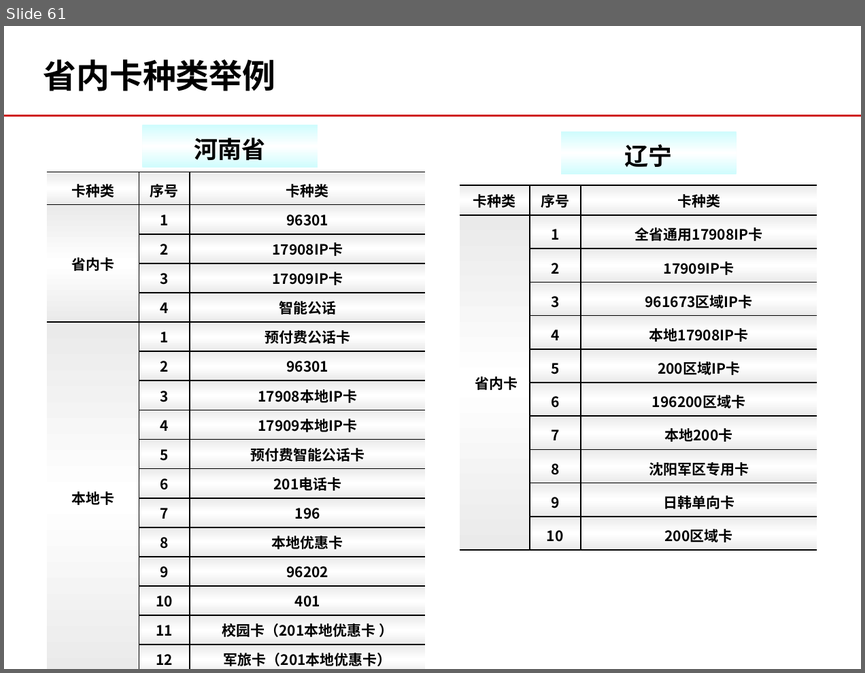
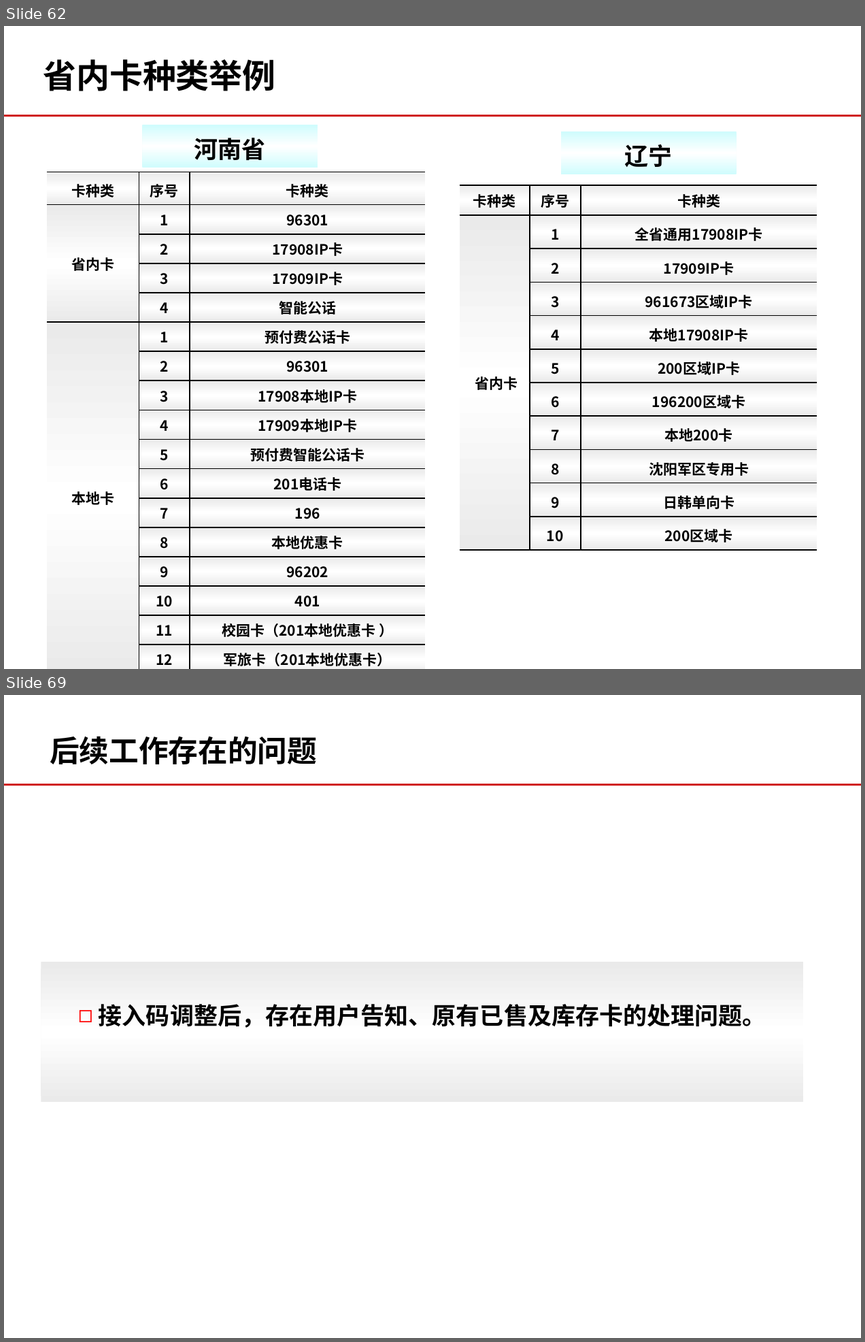
Before and after one commit to momo1101/unicardsrch, a slide deck: 软课题文本/软课题-中国联通电信卡业务及策略研究.ppt. Shown one above the other, each under a label of ours: slide 61 before the commit, slides 62 and 69 after it; the slides between them are not shown. The pictures are 865x673 and 865x1342 pixels, drawn with LibreOffice and Linux fonts; fonts in the diff are those of the drawing; background and template pictures are left out. Boxes give left, top, right and bottom in pixels: in the first picture for what was removed or moved away, otherwise in the second. Text is boxed around its words. In the diff, an @@ line names an element or a change of style, - is before the commit and + after.

```diff
--- a/软课题文本/软课题-中国联通电信卡业务及策略研究.ppt
+++ b/软课题文本/软课题-中国联通电信卡业务及策略研究.ppt
@@ slide 69 added at [4, 695, 861, 1338], background #FFFFFF; not listed: 1 template element that a slide beside it also shows @@
@@ title added at [50, 736, 317, 764], 25 pt, text #000000, bold @@
+后续工作存在的问题
@@ rectangle added at [41, 962, 804, 1102], fill gradient #EAEAEA to #FFFFFF, 20 pt, text #000000, bold @@
+◻ 接入码调整后，存在用户告知、原有已售及库存卡的处理问题。
@@ what was slide 61 is now slide 62 @@
```
Also in this commit, not shown: 6 slides changed, 4 other slides added, 1 slide removed.
